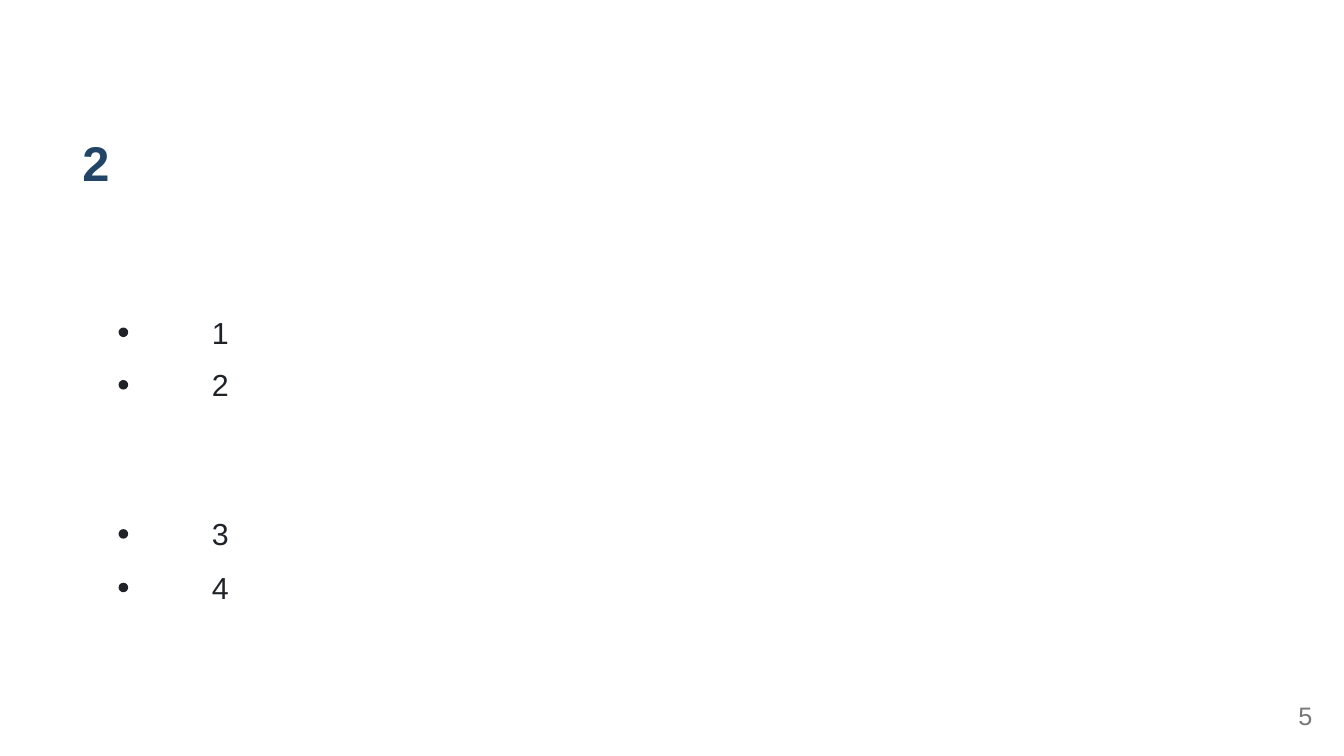
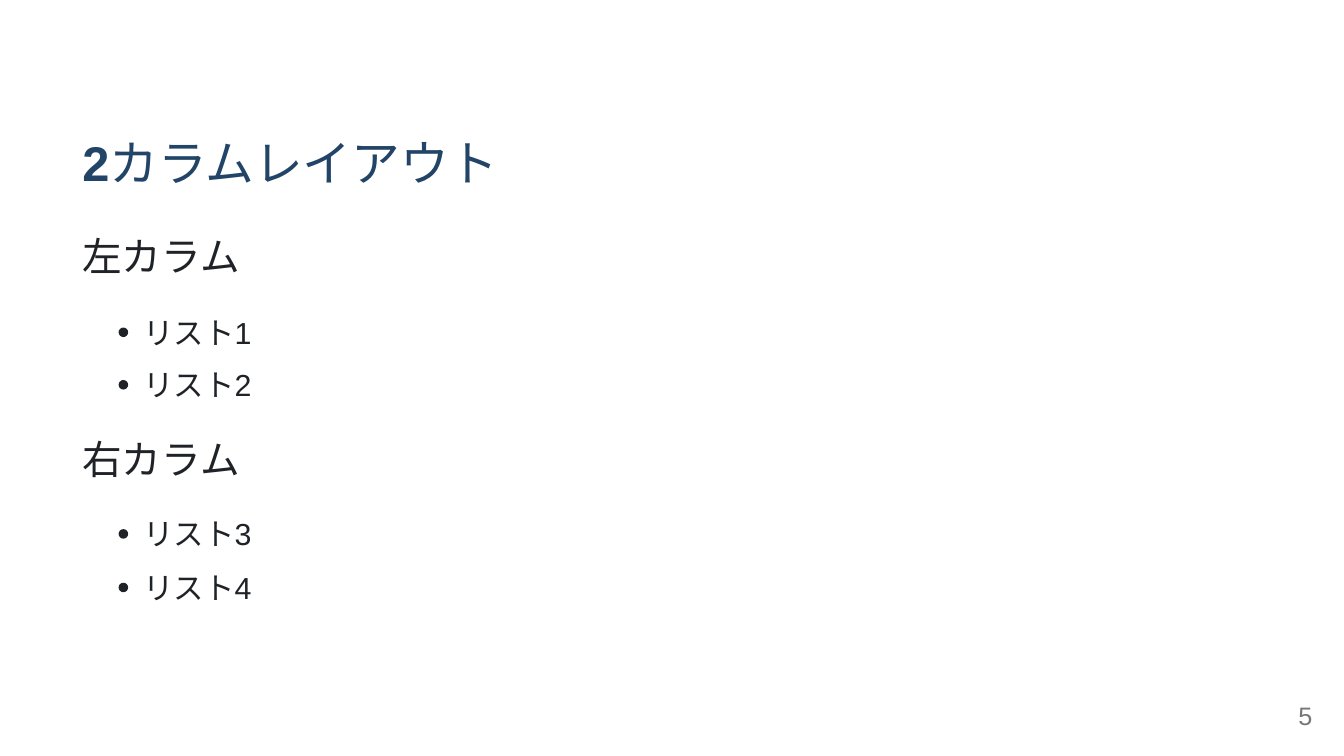
Before and after one commit to haruka-aibara/haruka-aibara, a slide deck: slide 5 of docs/Marp/test.pptx. Drawn at 1344x756 pixels with LibreOffice and Linux fonts; fonts in the diff are those of the drawing. Boxes give left, top, right and bottom in pixels: in the first picture for what was removed or moved away, otherwise in the second. Text is boxed around its words. In the diff, an @@ line names an element or a change of style, - is before the commit and + after.

```diff
--- a/docs/Marp/test.pptx
+++ b/docs/Marp/test.pptx
@@ text added at box(82, 142, 497, 183), 34.8 pt, text #224466 @@
+2カラムレイアウト
@@ text added at box(82, 238, 239, 273), 28.3 pt, text #1F2328 @@
+左カラム
@@ text added at box(143, 320, 251, 345), 21.7 pt, text #1F2328 @@
+リスト1
@@ text removed at box(212, 323, 229, 344) @@
-1
@@ text added at box(143, 372, 251, 397), 21.7 pt, text #1F2328 @@
+リスト2
@@ text removed at box(212, 374, 229, 396) @@
-2
@@ text added at box(82, 441, 239, 478), 28.3 pt, text #1F2328 @@
+右カラム
@@ text added at box(143, 521, 251, 546), 21.7 pt, text #1F2328 @@
+リスト3
@@ text removed at box(212, 523, 229, 546) @@
-3
@@ text added at box(143, 575, 251, 600), 21.7 pt, text #1F2328 @@
+リスト4
@@ text removed at box(212, 578, 229, 599) @@
-4
```
Also in this commit, not shown: 1 other slide changed, 5 slides added, 5 slides removed.
